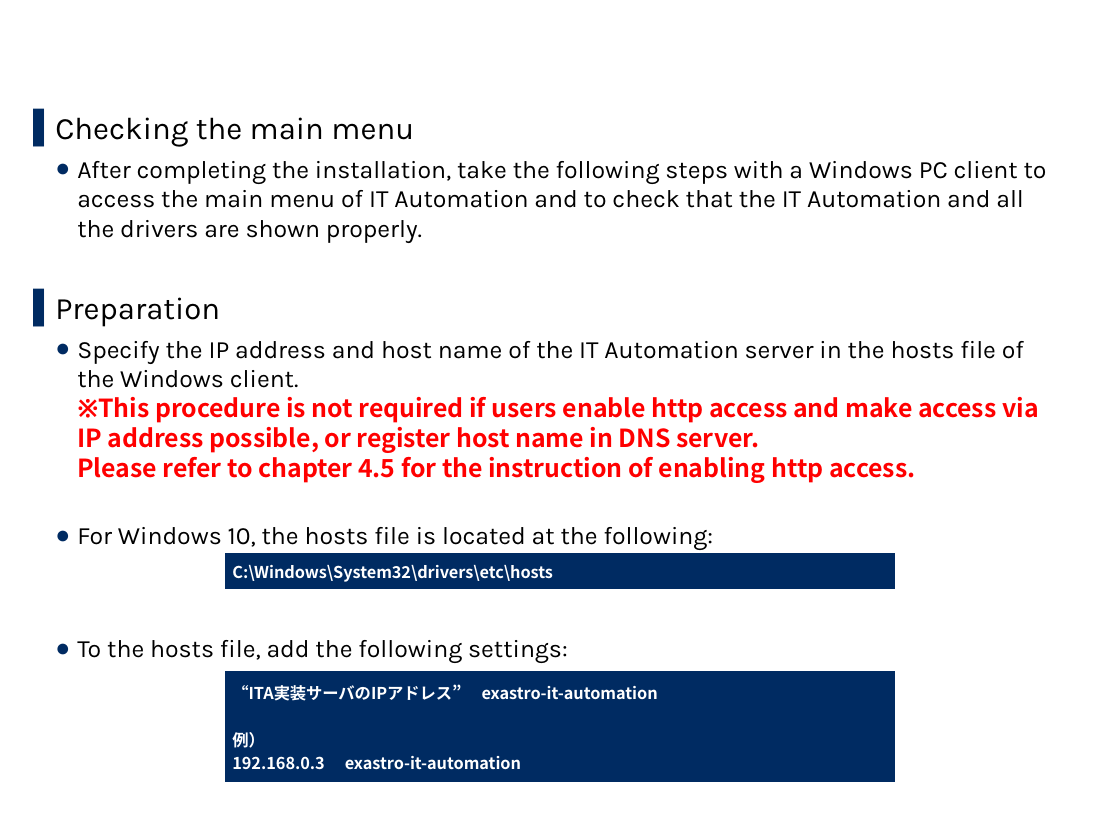
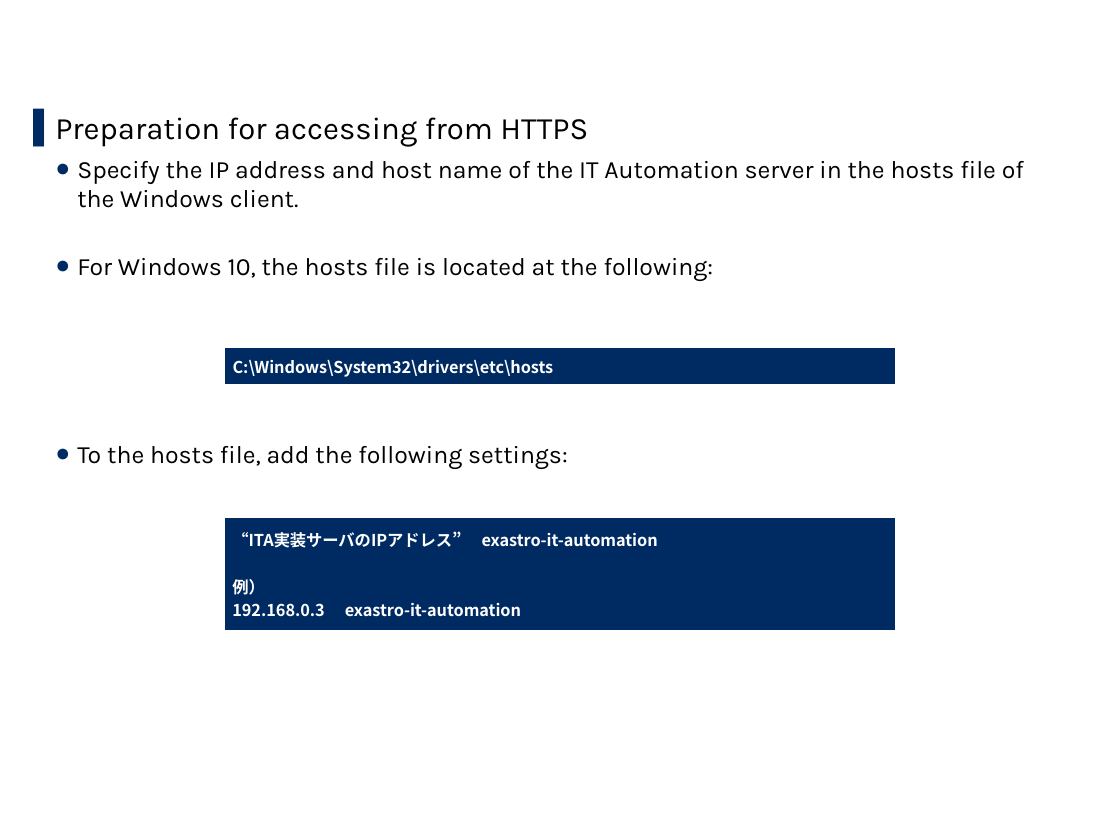
Before and after one commit to exastro-suite/it-automation-docs, a slide deck: slide 24 of asset/Learn/ITA-online-install_en.pptx (slide 21 before the commit). Drawn at 1120x840 pixels with LibreOffice and Linux fonts; fonts in the diff are those of the drawing; background and template pictures are left out. Boxes give left, top, right and bottom in pixels: in the first picture for what was removed or moved away, otherwise in the second. Text is boxed around its words. In the diff, an @@ line names an element or a change of style, - is before the commit and + after.

Commit message:
2020/04/27 10:04:22

```diff
--- a/asset/Learn/ITA-online-install_en.pptx
+++ b/asset/Learn/ITA-online-install_en.pptx
@@ text at (55,117,1024,208): text changed @@
-▌ Checking the main menu
-  ● After completing the installation, take the following steps with a Windows PC client to access the main menu of IT Automation and to check that the IT Automation and all the drivers are shown properly.
-▌ Preparation
-  ● Specify the IP address and host name of the IT Automation server in the hosts file of the Windows client.
-    ※This procedure is not required if users enable http access and make access via IP address possible, or register host name in DNS server.
-    Please refer to chapter 4.5 for the instruction of enabling http access.
+▌ Preparation for accessing from HTTPS
+  ● Specify the IP address and host name of the IT Automation server in the hosts file of the Windows client.
@@ table: place and size @@
-table at (224,552,896,591)
+table at (224,347,896,386)
@@ table: place and size @@
-table at (224,670,896,784)
+table at (224,517,896,632)
```
Also in this commit, not shown: 6 other slides changed, 2 slides added.
